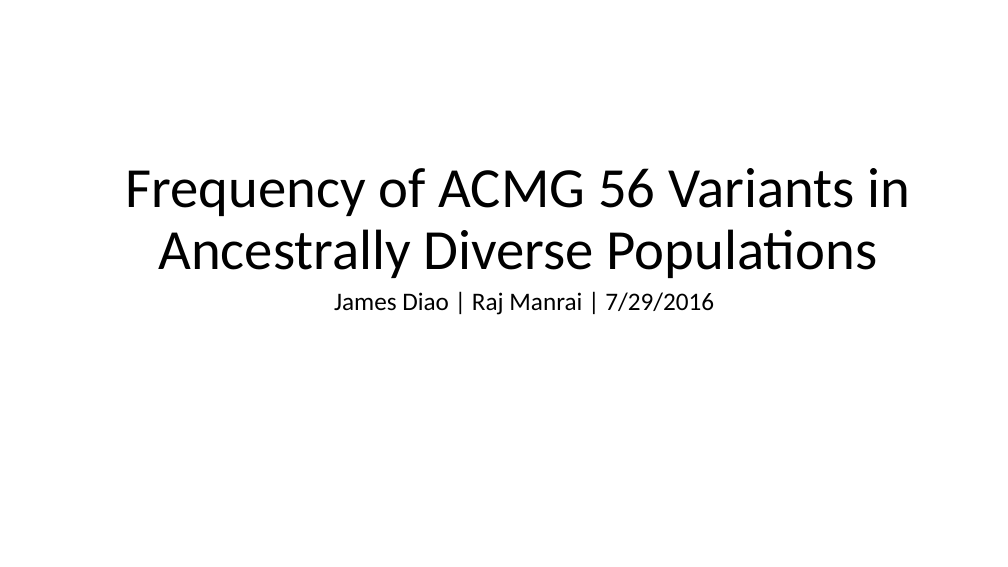
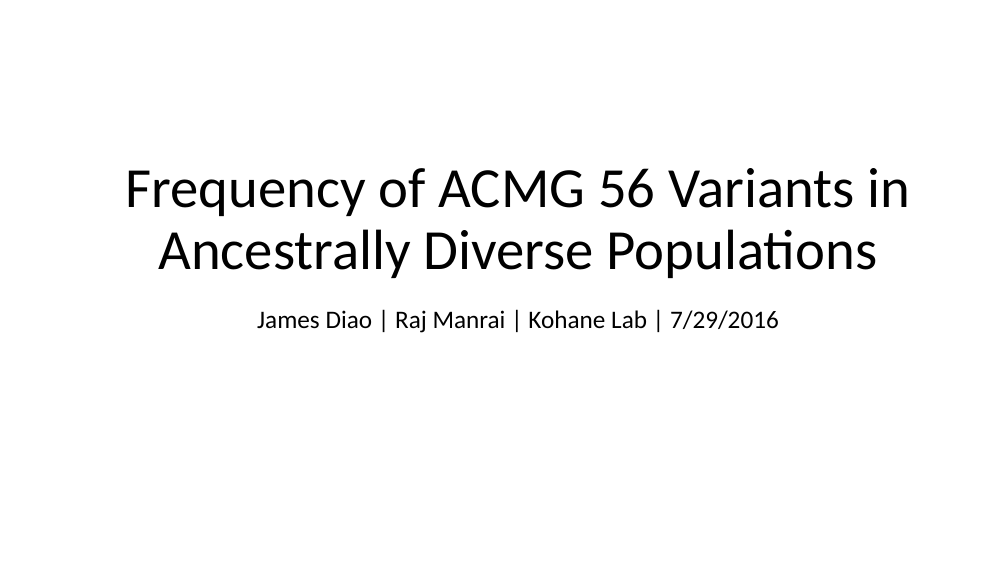
Before and after one commit to dfan/HST-2016, a slide deck: slide 1 of week_6/For_Zak.pptx. Drawn at 1008x567 pixels with LibreOffice and Linux fonts; fonts in the diff are those of the drawing. Boxes give left, top, right and bottom in pixels: in the first picture for what was removed or moved away, otherwise in the second. Text is boxed around its words. In the diff, an @@ line names an element or a change of style, - is before the commit and + after.

```diff
--- a/week_6/For_Zak.pptx
+++ b/week_6/For_Zak.pptx
@@ subtitle at (257, 310, 779, 333): text changed @@
-James Diao | Raj Manrai | 7/29/2016
+James Diao | Raj Manrai | Kohane Lab | 7/29/2016
```
Also in this commit, not shown: 8 other slides changed, 4 slides added, 9 slides removed, 23 other files.
